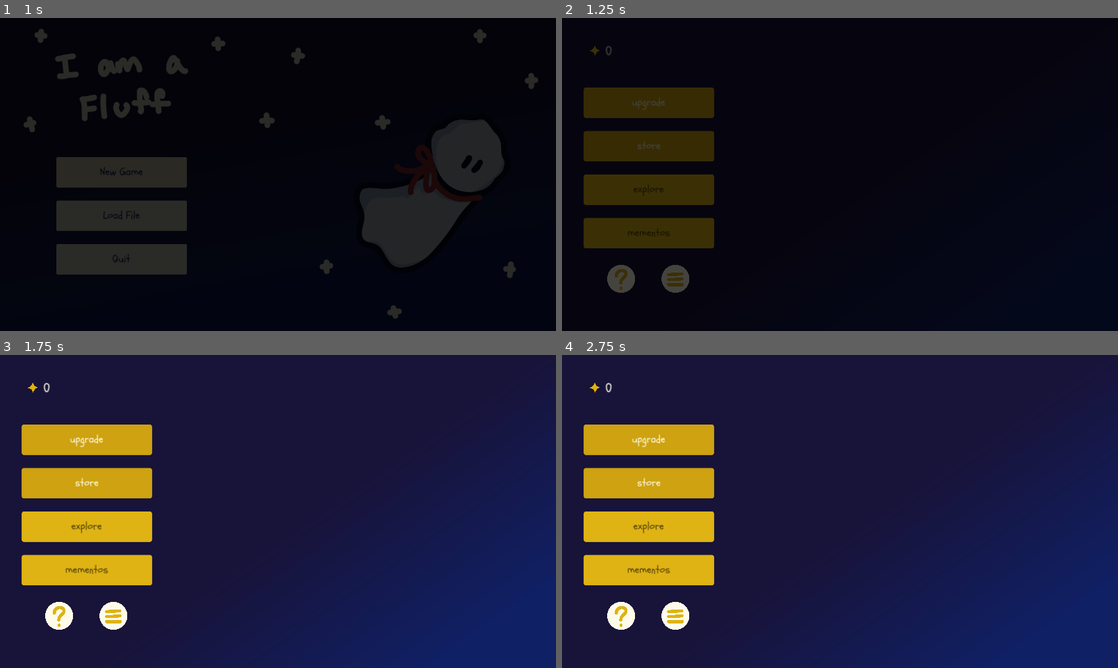
Above: before the commit, frames 1-4 (two rows, left to right).
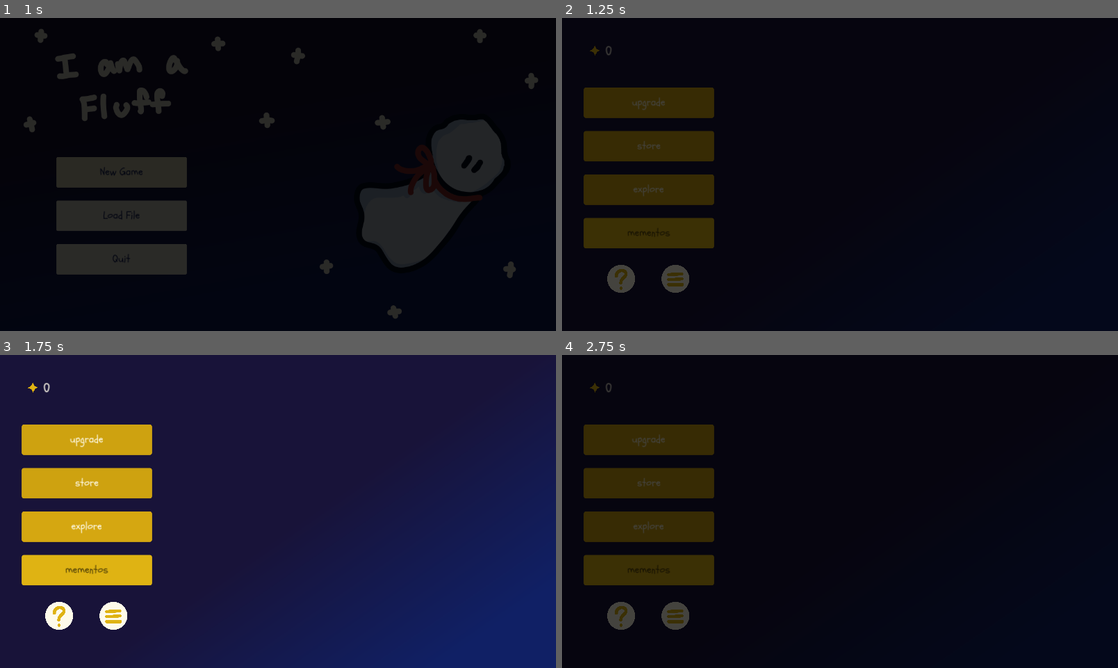
Above: after the commit, the same moments.

Repository: solicht88/I-am-a-Fluff
Game: Godot game, scene res://scenes/title/title_screen.tscn
The game is run twice, just before and just after one commit, with the same random seed, the same clock (stepped at 60 frames per second) and the same inputs.
Inputs (mouse positions are in pixels of both pictures, inside the frame that each line leads up to):
- Up to frame 1 (1 s): click "New Game" at 0.5 s
- Up to frame 2 (1.25 s): no input
- Up to frame 3 (1.75 s): click (88, 527) at 1.25 s, where only the run after the commit has a clickable "explore"
- Up to frame 4 (2.75 s): click (600, 383) at 2 s, where only the run after the commit has a clickable "Return -->"

Frame 1 is identical in both runs. In frame 2, less than 0.1% of the frame differs, in the area x 12-19%, y 53-57%; in frame 3, less than 0.1%; in frame 4, 100%, in the area x 0-100%, y 0-100%.

Commit message:
created exploration scene, reorganized theme files, added buttons to access/exit explore ui

Diff:
--- /dev/null
+++ b/scenes/explore/exp_interface.tscn
@@ -0,0 +1,127 @@
+[gd_scene load_steps=7 format=3 uid="uid://3dxsdn3xkksm"]
+
+[ext_resource type="Texture2D" uid="uid://8rdl3fv4rg6g" path="res://img/items/fuel_stone.png" id="1_2x72c"]
+[ext_resource type="Script" path="res://scripts/explore/exp_interface.gd" id="1_qs1x5"]
+[ext_resource type="Theme" uid="uid://ba7ehrhp4kipx" path="res://scenes/themes/dark_text.tres" id="2_yagv2"]
+[ext_resource type="Texture2D" uid="uid://c8npxx7o5fc2m" path="res://img/items/orange_jelly.png" id="3_7nqv8"]
+[ext_resource type="Texture2D" uid="uid://de8cvvxuhphf8" path="res://img/items/compass.png" id="4_k50a0"]
+[ext_resource type="Theme" uid="uid://d386tdo3jg30v" path="res://scenes/themes/clear_button.tres" id="5_ayq8n"]
+
+[node name="exp_interface" type="Control"]
+layout_mode = 3
+anchors_preset = 15
+anchor_right = 1.0
+anchor_bottom = 1.0
+grow_horizontal = 2
+grow_vertical = 2
+script = ExtResource("1_qs1x5")
+
+[node name="fuel_1" type="TextureRect" parent="."]
+visible = false
+layout_mode = 0
+offset_left = 25.0
+offset_top = 610.0
+offset_right = 1049.0
+offset_bottom = 1634.0
+scale = Vector2(0.06, 0.06)
+texture = ExtResource("1_2x72c")
+
+[node name="fuel_2" type="TextureRect" parent="."]
+visible = false
+offset_left = 75.0
+offset_top = 610.0
+offset_right = 1099.0
+offset_bottom = 1634.0
+scale = Vector2(0.06, 0.06)
+texture = ExtResource("1_2x72c")
+
+[node name="fuel_3" type="TextureRect" parent="."]
+visible = false
+offset_left = 50.0
+offset_top = 570.0
+offset_right = 1074.0
+offset_bottom = 1594.0
+scale = Vector2(0.06, 0.06)
+texture = ExtResource("1_2x72c")
+
+[node name="fuel_lbl" type="Label" parent="."]
+layout_mode = 0
+offset_left = 50.0
+offset_top = 672.0
+offset_right = 113.0
+offset_bottom = 700.0
+theme = ExtResource("2_yagv2")
+theme_override_font_sizes/font_size = 20
+text = "fuel: 1/3"
+
+[node name="jelly_1" type="TextureRect" parent="."]
+visible = false
+layout_mode = 0
+offset_left = 365.0
+offset_top = 610.0
+offset_right = 1389.0
+offset_bottom = 1634.0
+scale = Vector2(0.06, 0.06)
+texture = ExtResource("3_7nqv8")
+
+[node name="jelly_2" type="TextureRect" parent="."]
+visible = false
+offset_left = 415.0
+offset_top = 610.0
+offset_right = 1439.0
+offset_bottom = 1634.0
+scale = Vector2(0.06, 0.06)
+texture = ExtResource("3_7nqv8")
+
+[node name="jelly_lbl" type="Label" parent="."]
+layout_mode = 0
+offset_left = 389.0
+offset_top = 672.0
+offset_right = 456.0
+offset_bottom = 700.0
+theme = ExtResource("2_yagv2")
+theme_override_font_sizes/font_size = 20
+text = "jelly: 0/2"
+
+[node name="compass_img" type="TextureRect" parent="."]
+visible = false
+layout_mode = 0
+offset_left = 220.0
+offset_top = 610.0
+offset_right = 1244.0
+offset_bottom = 1634.0
+scale = Vector2(0.06, 0.06)
+texture = ExtResource("4_k50a0")
+
+[node name="compass_lbl" type="Label" parent="."]
+layout_mode = 0
+offset_left = 199.0
+offset_top = 672.0
+offset_right = 301.0
+offset_bottom = 700.0
+theme = ExtResource("2_yagv2")
+theme_override_font_sizes/font_size = 20
+text = "compass: 0/1"
+
+[node name="exp_btn" type="Button" parent="."]
+layout_mode = 0
+offset_left = 685.0
+offset_top = 210.0
+offset_right = 744.0
+offset_bottom = 238.0
+mouse_default_cursor_shape = 2
+theme = ExtResource("5_ayq8n")
+disabled = true
+text = "explore"
+
+[node name="exit" type="Button" parent="."]
+layout_mode = 0
+offset_left = 50.0
+offset_top = 50.0
+offset_right = 136.0
+offset_bottom = 78.0
+mouse_default_cursor_shape = 2
+theme = ExtResource("5_ayq8n")
+text = "Return -->"
+
+[connection signal="pressed" from="exit" to="." method="_on_exit_pressed"]
--- /dev/null
+++ b/scenes/explore/explore.tscn
@@ -0,0 +1,12 @@
+[gd_scene load_steps=3 format=3 uid="uid://cw7ifoshueyjg"]
+
+[ext_resource type="Texture2D" uid="uid://cgl6wu0snaded" path="res://img/backgrounds/expl_1.png" id="1_vd6bc"]
+[ext_resource type="PackedScene" uid="uid://3dxsdn3xkksm" path="res://scenes/explore/exp_interface.tscn" id="2_wiooy"]
+
+[node name="explore" type="Node2D"]
+
+[node name="bg" type="Sprite2D" parent="."]
+texture = ExtResource("1_vd6bc")
+centered = false
+
+[node name="exp_interface" parent="." instance=ExtResource("2_wiooy")]
--- a/scenes/main/info_popup.tscn
+++ b/scenes/main/info_popup.tscn
@@ -1,8 +1,8 @@
 [gd_scene load_steps=6 format=3 uid="uid://bf58j2y81luwj"]
 
-[ext_resource type="Theme" uid="uid://ba7ehrhp4kipx" path="res://scenes/dark_text.tres" id="1_dqk4u"]
+[ext_resource type="Theme" uid="uid://ba7ehrhp4kipx" path="res://scenes/themes/dark_text.tres" id="1_dqk4u"]
 [ext_resource type="Script" path="res://scripts/main/info_popup.gd" id="1_ohqkf"]
-[ext_resource type="Theme" uid="uid://cju4d47giq4m6" path="res://scenes/button.tres" id="2_n5a4v"]
+[ext_resource type="Theme" uid="uid://cju4d47giq4m6" path="res://scenes/themes/button.tres" id="2_n5a4v"]
 
 [sub_resource type="StyleBoxFlat" id="StyleBoxFlat_kn835"]
 bg_color = Color(0.996078, 0.984314, 0.917647, 0.839216)
--- a/scenes/main/interface.tscn
+++ b/scenes/main/interface.tscn
@@ -2,8 +2,8 @@
 
 [ext_resource type="FontFile" uid="uid://bowrdqh4kjwdd" path="res://fonts/Schoolbell-Regular.ttf" id="1_3p23v"]
 [ext_resource type="Texture2D" uid="uid://bgv26ft4px3kq" path="res://img/characters/star3.png" id="1_ajwyw"]
-[ext_resource type="Theme" uid="uid://cju4d47giq4m6" path="res://scenes/button.tres" id="1_l0ory"]
 [ext_resource type="Script" path="res://scripts/main/main_interface.gd" id="1_uubhd"]
+[ext_resource type="Theme" uid="uid://cju4d47giq4m6" path="res://scenes/themes/button.tres" id="4_2hexs"]
 [ext_resource type="Texture2D" uid="uid://cr5rcnme0yget" path="res://img/icons/info.png" id="4_c5gkt"]
 [ext_resource type="Texture2D" uid="uid://db4xluwy7lt5g" path="res://img/icons/info_click.png" id="5_6foa8"]
 [ext_resource type="Texture2D" uid="uid://by4x3simqbed8" path="res://img/icons/menu.png" id="5_afrp4"]
@@ -62,7 +62,7 @@
 offset_right = 350.0
 offset_bottom = 230.0
 mouse_default_cursor_shape = 2
-theme = ExtResource("1_l0ory")
+theme = ExtResource("4_2hexs")
 text = "upgrade"
 
 [node name="store" type="Button" parent="."]
@@ -73,7 +73,7 @@
 offset_right = 350.0
 offset_bottom = 330.0
 mouse_default_cursor_shape = 2
-theme = ExtResource("1_l0ory")
+theme = ExtResource("4_2hexs")
 text = "store"
 
 [node name="explore" type="Button" parent="."]
@@ -84,8 +84,7 @@
 offset_right = 350.0
 offset_bottom = 430.0
 mouse_default_cursor_shape = 2
-theme = ExtResource("1_l0ory")
-disabled = true
+theme = ExtResource("4_2hexs")
 text = "explore"
 
 [node name="mementos" type="Button" parent="."]
@@ -96,7 +95,7 @@
 offset_right = 350.0
 offset_bottom = 530.0
 mouse_default_cursor_shape = 2
-theme = ExtResource("1_l0ory")
+theme = ExtResource("4_2hexs")
 disabled = true
 text = "mementos
 "
@@ -127,5 +126,6 @@
 
 [connection signal="pressed" from="upgrade" to="." method="_on_upgrade_pressed"]
 [connection signal="pressed" from="store" to="." method="_on_store_pressed"]
+[connection signal="pressed" from="explore" to="." method="_on_explore_pressed"]
 [connection signal="pressed" from="info" to="." method="_on_info_pressed"]
 [connection signal="pressed" from="menu_btn" to="." method="_on_menu_pressed"]
--- a/scenes/main/menu.tscn
+++ b/scenes/main/menu.tscn
@@ -1,6 +1,6 @@
 [gd_scene load_steps=3 format=3 uid="uid://b5kl0q7qgula4"]
 
-[ext_resource type="Theme" uid="uid://cju4d47giq4m6" path="res://scenes/button.tres" id="1_akeyt"]
+[ext_resource type="Theme" uid="uid://cju4d47giq4m6" path="res://scenes/themes/button.tres" id="1_akeyt"]
 [ext_resource type="Script" path="res://scripts/main/menu.gd" id="1_utqdv"]
 
 [node name="menu_ui" type="Control"]
--- a/scenes/store/shop_interface.tscn
+++ b/scenes/store/shop_interface.tscn
@@ -1,15 +1,15 @@
-[gd_scene load_steps=17 format=3 uid="uid://wbpl5f454xx6"]
+[gd_scene load_steps=15 format=3 uid="uid://wbpl5f454xx6"]
 
 [ext_resource type="Script" path="res://scripts/store/shop_interface.gd" id="1_kl2le"]
 [ext_resource type="Texture2D" uid="uid://8rdl3fv4rg6g" path="res://img/items/fuel_stone.png" id="1_q3637"]
-[ext_resource type="Theme" uid="uid://ba7ehrhp4kipx" path="res://scenes/dark_text.tres" id="2_fll3y"]
+[ext_resource type="Theme" uid="uid://ba7ehrhp4kipx" path="res://scenes/themes/dark_text.tres" id="2_fll3y"]
 [ext_resource type="Texture2D" uid="uid://de8cvvxuhphf8" path="res://img/items/compass.png" id="3_20e6j"]
 [ext_resource type="Texture2D" uid="uid://diaqu5kd5t48j" path="res://img/items/moon_flower.png" id="4_v48ds"]
 [ext_resource type="Texture2D" uid="uid://c8npxx7o5fc2m" path="res://img/items/orange_jelly.png" id="5_k8uh8"]
-[ext_resource type="Theme" uid="uid://gfm5jyry675u" path="res://scenes/light_button.tres" id="6_qf2ww"]
+[ext_resource type="Theme" uid="uid://gfm5jyry675u" path="res://scenes/themes/light_button.tres" id="6_qf2ww"]
 [ext_resource type="Texture2D" uid="uid://bgv26ft4px3kq" path="res://img/characters/star3.png" id="8_atpgt"]
-[ext_resource type="Theme" uid="uid://cju4d47giq4m6" path="res://scenes/button.tres" id="8_unj0j"]
-[ext_resource type="FontFile" uid="uid://bowrdqh4kjwdd" path="res://fonts/Schoolbell-Regular.ttf" id="9_dcbl7"]
+[ext_resource type="Theme" uid="uid://c51qyr2yt5dmr" path="res://scenes/themes/light_text.tres" id="9_lctir"]
+[ext_resource type="Theme" uid="uid://d386tdo3jg30v" path="res://scenes/themes/clear_button.tres" id="10_pqkf0"]
 
 [sub_resource type="StyleBoxFlat" id="StyleBoxFlat_kekpb"]
 bg_color = Color(0.996078, 0.984314, 0.917647, 0.627451)
@@ -31,21 +31,6 @@
 corner_radius_top_right = 4
 corner_radius_bottom_right = 4
 corner_radius_bottom_left = 4
-
-[sub_resource type="StyleBoxEmpty" id="StyleBoxEmpty_562bb"]
-
-[sub_resource type="Theme" id="Theme_np78p"]
-Label/colors/font_color = Color(0.996078, 0.984314, 0.917647, 1)
-Label/colors/font_outline_color = Color(0.996078, 0.984314, 0.917647, 1)
-Label/colors/font_shadow_color = Color(0, 0, 0, 0)
-Label/constants/line_spacing = 3
-Label/constants/outline_size = 0
-Label/constants/shadow_offset_x = 1
-Label/constants/shadow_offset_y = 1
-Label/constants/shadow_outline_size = 1
-Label/font_sizes/font_size = 32
-Label/fonts/font = ExtResource("9_dcbl7")
-Label/styles/normal = SubResource("StyleBoxEmpty_562bb")
 
 [sub_resource type="StyleBoxFlat" id="StyleBoxFlat_m8npg"]
 bg_color = Color(0.6, 0.6, 0.6, 0)
@@ -342,7 +327,7 @@
 offset_top = 55.0
 offset_right = 355.0
 offset_bottom = 99.0
-theme = SubResource("Theme_np78p")
+theme = ExtResource("9_lctir")
 text = "0"
 
 [node name="exit" type="Button" parent="."]
@@ -353,7 +338,7 @@
 offset_right = 683.0
 offset_bottom = 678.0
 mouse_default_cursor_shape = 2
-theme = ExtResource("8_unj0j")
+theme = ExtResource("10_pqkf0")
 theme_override_font_sizes/font_size = 20
 theme_override_styles/normal = SubResource("StyleBoxFlat_m8npg")
 theme_override_styles/hover = SubResource("StyleBoxFlat_m8npg")
--- /dev/null
+++ b/scenes/themes/clear_button.tres
@@ -0,0 +1,32 @@
+[gd_resource type="Theme" load_steps=3 format=3 uid="uid://d386tdo3jg30v"]
+
+[ext_resource type="FontFile" uid="uid://bowrdqh4kjwdd" path="res://fonts/Schoolbell-Regular.ttf" id="1_pf4d6"]
+
+[sub_resource type="StyleBoxFlat" id="StyleBoxFlat_i304k"]
+bg_color = Color(0.6, 0.6, 0.6, 0)
+
+[resource]
+default_font = ExtResource("1_pf4d6")
+Button/colors/font_color = Color(0.996078, 0.984314, 0.917647, 1)
+Button/colors/font_disabled_color = Color(0.996078, 0.984314, 0.917647, 1)
+Button/colors/font_focus_color = Color(0.996078, 0.984314, 0.917647, 1)
+Button/colors/font_hover_color = Color(0.996078, 0.984314, 0.917647, 1)
+Button/colors/font_hover_pressed_color = Color(0.996078, 0.984314, 0.917647, 1)
+Button/colors/font_outline_color = Color(0.996078, 0.984314, 0.917647, 1)
+Button/colors/font_pressed_color = Color(0.996078, 0.984314, 0.917647, 1)
+Button/colors/icon_disabled_color = Color(1, 1, 1, 0.4)
+Button/colors/icon_focus_color = Color(1, 1, 1, 1)
+Button/colors/icon_hover_color = Color(1, 1, 1, 1)
+Button/colors/icon_hover_pressed_color = Color(1, 1, 1, 1)
+Button/colors/icon_normal_color = Color(1, 1, 1, 1)
+Button/colors/icon_pressed_color = Color(1, 1, 1, 1)
+Button/constants/h_separation = 4
+Button/constants/icon_max_width = 0
+Button/constants/outline_size = 0
+Button/font_sizes/font_size = 20
+Button/fonts/font = ExtResource("1_pf4d6")
+Button/styles/disabled = SubResource("StyleBoxFlat_i304k")
+Button/styles/focus = SubResource("StyleBoxFlat_i304k")
+Button/styles/hover = SubResource("StyleBoxFlat_i304k")
+Button/styles/normal = SubResource("StyleBoxFlat_i304k")
+Button/styles/pressed = SubResource("StyleBoxFlat_i304k")
--- /dev/null
+++ b/scenes/themes/light_text.tres
@@ -0,0 +1,18 @@
+[gd_resource type="Theme" load_steps=3 format=3 uid="uid://c51qyr2yt5dmr"]
+
+[ext_resource type="FontFile" uid="uid://bowrdqh4kjwdd" path="res://fonts/Schoolbell-Regular.ttf" id="1_ise8p"]
+
+[sub_resource type="StyleBoxEmpty" id="StyleBoxEmpty_562bb"]
+
+[resource]
+Label/colors/font_color = Color(0.996078, 0.984314, 0.917647, 1)
+Label/colors/font_outline_color = Color(0.996078, 0.984314, 0.917647, 1)
+Label/colors/font_shadow_color = Color(0, 0, 0, 0)
+Label/constants/line_spacing = 3
+Label/constants/outline_size = 0
+Label/constants/shadow_offset_x = 1
+Label/constants/shadow_offset_y = 1
+Label/constants/shadow_outline_size = 1
+Label/font_sizes/font_size = 32
+Label/fonts/font = ExtResource("1_ise8p")
+Label/styles/normal = SubResource("StyleBoxEmpty_562bb")
--- a/scenes/title/title_ui.tscn
+++ b/scenes/title/title_ui.tscn
@@ -1,6 +1,6 @@
 [gd_scene load_steps=3 format=3 uid="uid://7d0bxha5w0jg"]
 
-[ext_resource type="Theme" uid="uid://gfm5jyry675u" path="res://scenes/light_button.tres" id="1_70ecj"]
+[ext_resource type="Theme" uid="uid://gfm5jyry675u" path="res://scenes/themes/light_button.tres" id="1_70ecj"]
 [ext_resource type="Script" path="res://scripts/title_ui.gd" id="1_yke0h"]
 
 [node name="title_ui" type="Control"]
--- a/scenes/upgrade/upg_interface.tscn
+++ b/scenes/upgrade/upg_interface.tscn
@@ -1,10 +1,11 @@
-[gd_scene load_steps=13 format=3 uid="uid://dinpmsn60y4kv"]
+[gd_scene load_steps=14 format=3 uid="uid://dinpmsn60y4kv"]
 
 [ext_resource type="Script" path="res://scripts/upgrade/upg_interface.gd" id="1_edecy"]
-[ext_resource type="Theme" uid="uid://cju4d47giq4m6" path="res://scenes/button.tres" id="1_ttde2"]
 [ext_resource type="Texture2D" uid="uid://srynbfw1fua0" path="res://img/icons/eye.png" id="2_074lk"]
 [ext_resource type="FontFile" uid="uid://bowrdqh4kjwdd" path="res://fonts/Schoolbell-Regular.ttf" id="2_hc1nt"]
-[ext_resource type="Theme" uid="uid://ba7ehrhp4kipx" path="res://scenes/dark_text.tres" id="4_3u4h4"]
+[ext_resource type="Theme" uid="uid://d386tdo3jg30v" path="res://scenes/themes/clear_button.tres" id="3_8pb6q"]
+[ext_resource type="Theme" uid="uid://cju4d47giq4m6" path="res://scenes/themes/button.tres" id="3_rvson"]
+[ext_resource type="Theme" uid="uid://ba7ehrhp4kipx" path="res://scenes/themes/dark_text.tres" id="4_3u3a8"]
 [ext_resource type="Texture2D" uid="uid://bj6rwfm3cb87e" path="res://img/icons/cloud.png" id="5_2v2mj"]
 [ext_resource type="Texture2D" uid="uid://by210xn245wxk" path="res://img/icons/string.png" id="6_k0ak1"]
 [ext_resource type="Texture2D" uid="uid://bgv26ft4px3kq" path="res://img/characters/star3.png" id="7_2hh67"]
@@ -69,7 +70,7 @@
 offset_right = 470.0
 offset_bottom = 250.0
 mouse_default_cursor_shape = 2
-theme = ExtResource("1_ttde2")
+theme = ExtResource("3_rvson")
 theme_override_font_sizes/font_size = 16
 text = "lvl up"
 
@@ -80,7 +81,7 @@
 offset_top = 190.0
 offset_right = 400.0
 offset_bottom = 281.0
-theme = ExtResource("4_3u4h4")
+theme = ExtResource("4_3u3a8")
 text = "Gaze Proficiency - Increase the rate which stars appear
 (5.0s --> 4.5s)
 Cost: 6 stars"
@@ -92,7 +93,7 @@
 offset_top = 200.0
 offset_right = 427.0
 offset_bottom = 217.0
-theme = ExtResource("4_3u4h4")
+theme = ExtResource("4_3u3a8")
 theme_override_font_sizes/font_size = 12
 text = "lvl 1"
 
@@ -113,7 +114,7 @@
 offset_right = 470.0
 offset_bottom = 375.0
 mouse_default_cursor_shape = 2
-theme = ExtResource("1_ttde2")
+theme = ExtResource("3_rvson")
 theme_override_font_sizes/font_size = 16
 disabled = true
 text = "lvl up"
@@ -125,7 +126,7 @@
 offset_top = 315.0
 offset_right = 400.0
 offset_bottom = 406.0
-theme = ExtResource("4_3u4h4")
+theme = ExtResource("4_3u3a8")
 text = "Ma's Wish - Decrease cost of certain items in the store
 (disabled, TBA)
 Cost: N/A"
@@ -137,7 +138,7 @@
 offset_top = 325.0
 offset_right = 427.0
 offset_bottom = 342.0
-theme = ExtResource("4_3u4h4")
+theme = ExtResource("4_3u3a8")
 theme_override_font_sizes/font_size = 12
 text = "lvl 1"
 
@@ -158,7 +159,7 @@
 offset_right = 470.0
 offset_bottom = 499.0
 mouse_default_cursor_shape = 2
-theme = ExtResource("1_ttde2")
+theme = ExtResource("3_rvson")
 theme_override_font_sizes/font_size = 16
 text = "lvl up"
 
@@ -169,7 +170,7 @@
 offset_top = 439.0
 offset_right = 400.0
 offset_bottom = 530.0
-theme = ExtResource("4_3u4h4")
+theme = ExtResource("4_3u3a8")
 text = "String Skill - Increase the stars earned per star clicked
 (1 --> 2)
 Cost: 20 stars"
@@ -181,7 +182,7 @@
 offset_top = 449.0
 offset_right = 427.0
 offset_bottom = 466.0
-theme = ExtResource("4_3u4h4")
+theme = ExtResource("4_3u3a8")
 theme_override_font_sizes/font_size = 12
 text = "lvl 1"
 
@@ -192,7 +193,7 @@
 offset_right = 1180.0
 offset_bottom = 128.0
 mouse_default_cursor_shape = 2
-theme = ExtResource("1_ttde2")
+theme = ExtResource("3_8pb6q")
 theme_override_font_sizes/font_size = 20
 theme_override_styles/normal = SubResource("StyleBoxFlat_i304k")
 theme_override_styles/hover = SubResource("StyleBoxFlat_i304k")
--- /dev/null
+++ b/scripts/explore/exp_interface.gd
@@ -0,0 +1,31 @@
+extends Control
+
+@onready var fuel_icons = [$fuel_1, $fuel_2, $fuel_3]
+@onready var jelly_icons = [$jelly_1, $jelly_2]
+
+var save_data = Save.save_data
+
+# Called when the node enters the scene tree for the first time.
+func _ready():
+	await ready
+	Global.fade_out()
+
+	var inv = save_data.inventory
+	for i in range(inv["fuel"]):
+		fuel_icons[i].visible = true
+	for i in range(inv["compass"]):
+		$compass_img.visible = true
+	for i in range(inv["jelly"]):
+		jelly_icons[i].visible = true
+
+	# TODO: update text to match inv
+
+# Called every frame. 'delta' is the elapsed time since the previous frame.
+func _process(_delta):
+	pass
+
+
+func _on_exit_pressed():
+	Global.fade_in()
+	await get_tree().create_timer(0.5).timeout
+	get_tree().change_scene_to_file("res://scenes/main/main.tscn")
--- a/scripts/main/main_interface.gd
+++ b/scripts/main/main_interface.gd
@@ -53,3 +53,10 @@
 	'''
 	await get_tree().create_timer(0.5).timeout
 	get_tree().change_scene_to_file("res://scenes/store/store.tscn")
+
+
+func _on_explore_pressed():
+	change_scene.emit()
+	Global.fade_in()
+	await get_tree().create_timer(0.5).timeout
+	get_tree().change_scene_to_file("res://scenes/explore/explore.tscn")
--- a/scripts/store/shop_interface.gd
+++ b/scripts/store/shop_interface.gd
@@ -145,6 +145,8 @@
 	if cur_item == "fuel":
 		_buy_item("fuel")
 
+	# TODO: add if statements when other items are bought
+
 func _buy_item(item: String):
 	var cost = TextData.item_cost[item]*save.price_mult
 	if cost <= save.counter:
Binary file added: img/backgrounds/expl_1.png
Not shown, added: img/backgrounds/expl_1.png.import
Binary file added: img/backgrounds/expl_2.png
Not shown, added: img/backgrounds/expl_2.png.import
Binary file added: img/backgrounds/expl_3.png
Not shown, added: img/backgrounds/expl_3.png.import
Renamed: scenes/button.tres -> scenes/themes/button.tres
Renamed: scenes/dark_text.tres -> scenes/themes/dark_text.tres
Renamed: scenes/light_button.tres -> scenes/themes/light_button.tres
Not shown, changed: img/art-files/scenes.kra
Not shown, changed: img/art-files/scenes.kra~
